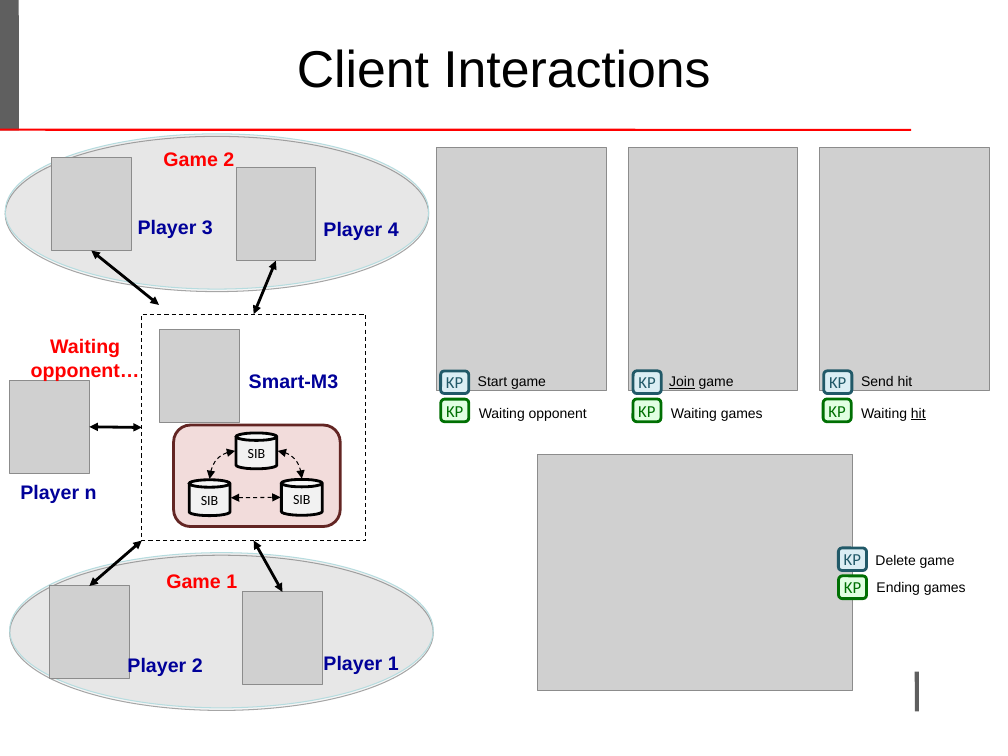
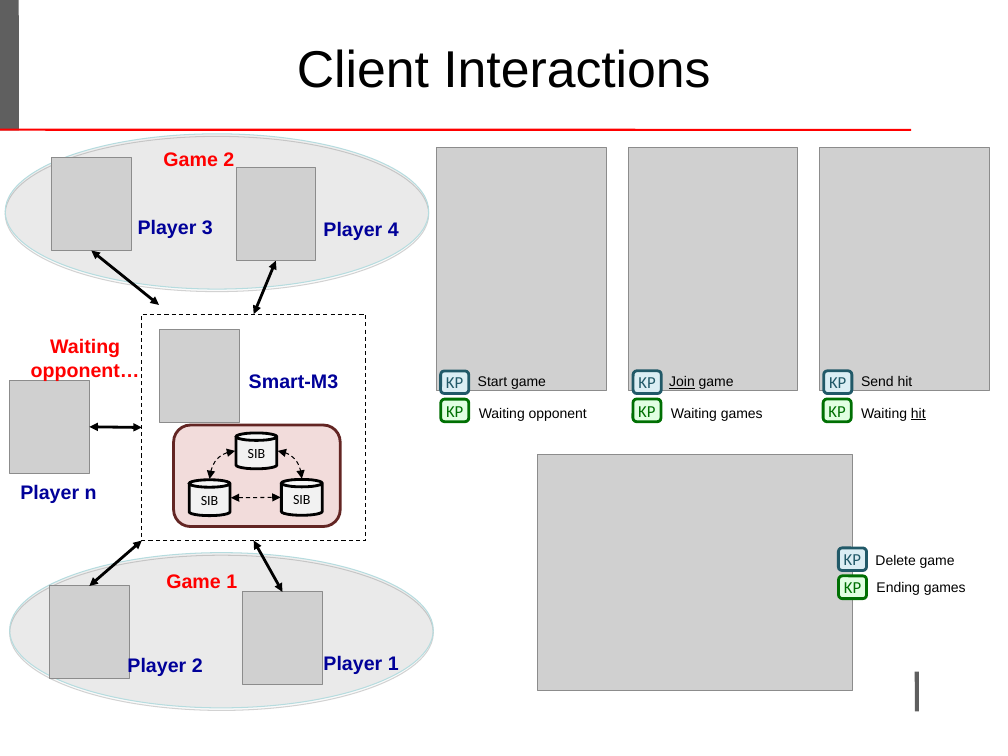
Before and after one commit to LeoIannacone/Rock-Paper-Scissors-Lizard-Spock, a slide deck: slide 7 of doc/ProjectTemplate.ppt. Drawn at 1008x756 pixels with LibreOffice and Linux fonts; fonts in the diff are those of the drawing; grey boxes stand for pictures; background and template pictures are left out. Boxes give left, top, right and bottom in pixels: in the first picture for what was removed or moved away, otherwise in the second. Text is boxed around its words. In the diff, an @@ line names an element or a change of style, - is before the commit and + after.

Commit message:
updated ppt presentation

```diff
--- a/doc/ProjectTemplate.ppt
+++ b/doc/ProjectTemplate.ppt
@@ ellipse at (5,134,428,289): shadow changed @@
@@ ellipse at (10,552,433,708): shadow changed @@
```
Also in this commit, not shown: 1 other slide changed.
